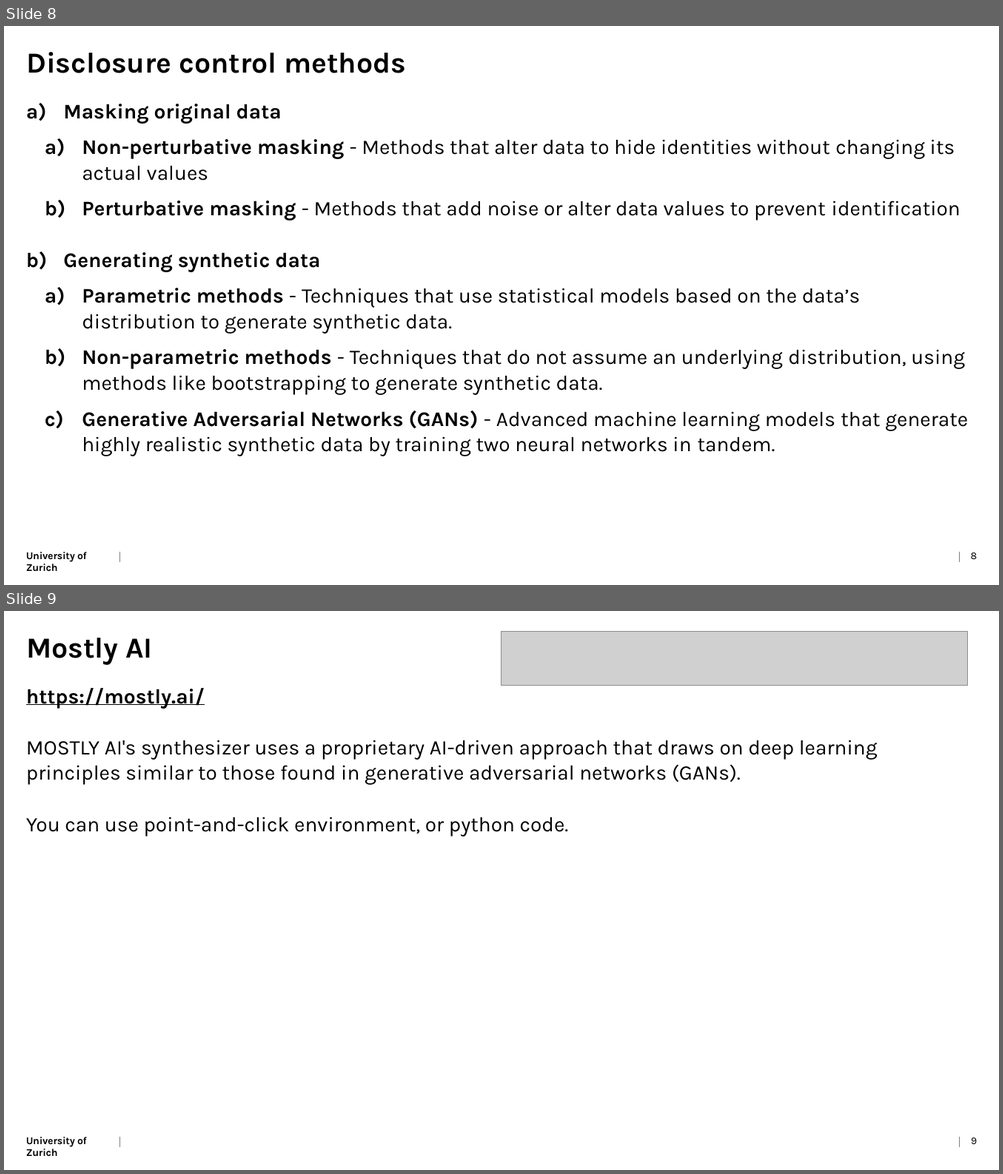
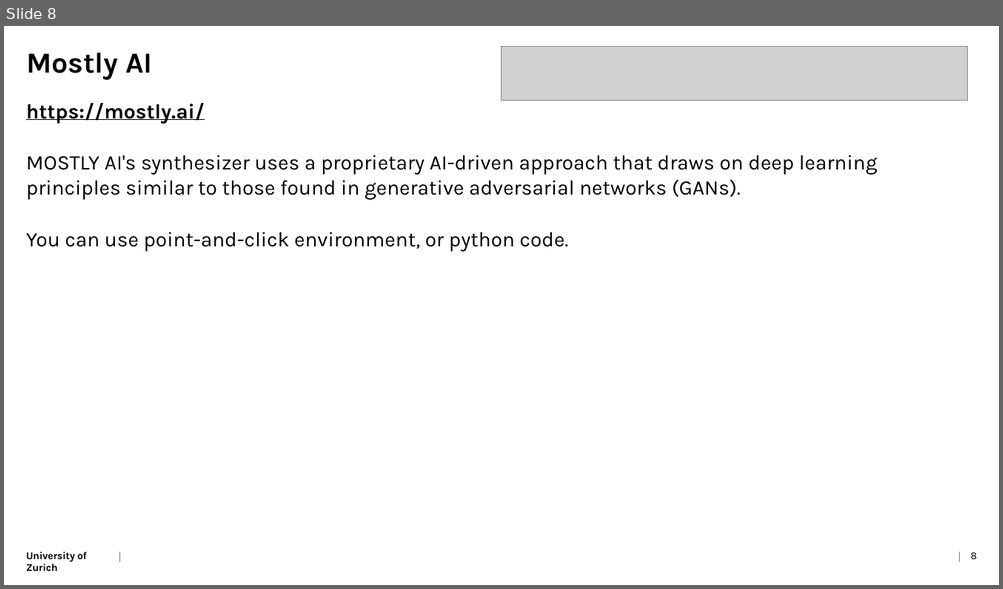
Before and after one commit to Kyoshido/2024_11-Python-project-Data-anonymization, a slide deck: Presentation/Presentation.pptx. Shown one above the other, each under a label of ours: slides 8 and 9 before the commit, slide 8 after it. The pictures are 1003x1174 and 1003x589 pixels, drawn with LibreOffice and Linux fonts; fonts in the diff are those of the drawing; grey boxes stand for pictures. Boxes give left, top, right and bottom in pixels: in the first picture for what was removed or moved away, otherwise in the second. Text is boxed around its words. In the diff, an @@ line names an element or a change of style, - is before the commit and + after.

```diff
--- a/Presentation/Presentation.pptx
+++ b/Presentation/Presentation.pptx
@@ slide 8 removed at (x1=4, y1=26, x2=999, y2=585), background #FFFFFF; not listed: 3 template elements that a slide beside it also shows @@
@@ title removed at (x1=26, y1=52, x2=407, y2=73) @@
-Disclosure control methods
@@ text removed at (x1=63, y1=104, x2=967, y2=457) @@
-a) Masking original data
-  a) Non-perturbative masking - Methods that alter data to hide identities without changing its actual values
-  b) Perturbative masking - Methods that add noise or alter data values to prevent identification
-b) Generating synthetic data
-  a) Parametric methods - Techniques that use statistical models based on the data’s distribution to generate synthetic data.
-  b) Non-parametric methods - Techniques that do not assume an underlying distribution, using methods like bootstrapping to generate synthetic data.
-  c) Generative Adversarial Networks (GANs) - Advanced machine learning models that generate highly realistic synthetic data by training two neural networks in tandem.
@@ page number removed at (x1=970, y1=553, x2=977, y2=560) @@
-8
@@ what was slide 9 is now slide 8 @@
```
Also in this commit, not shown: 7 slides changed, 1 slide added, 2 other files.
